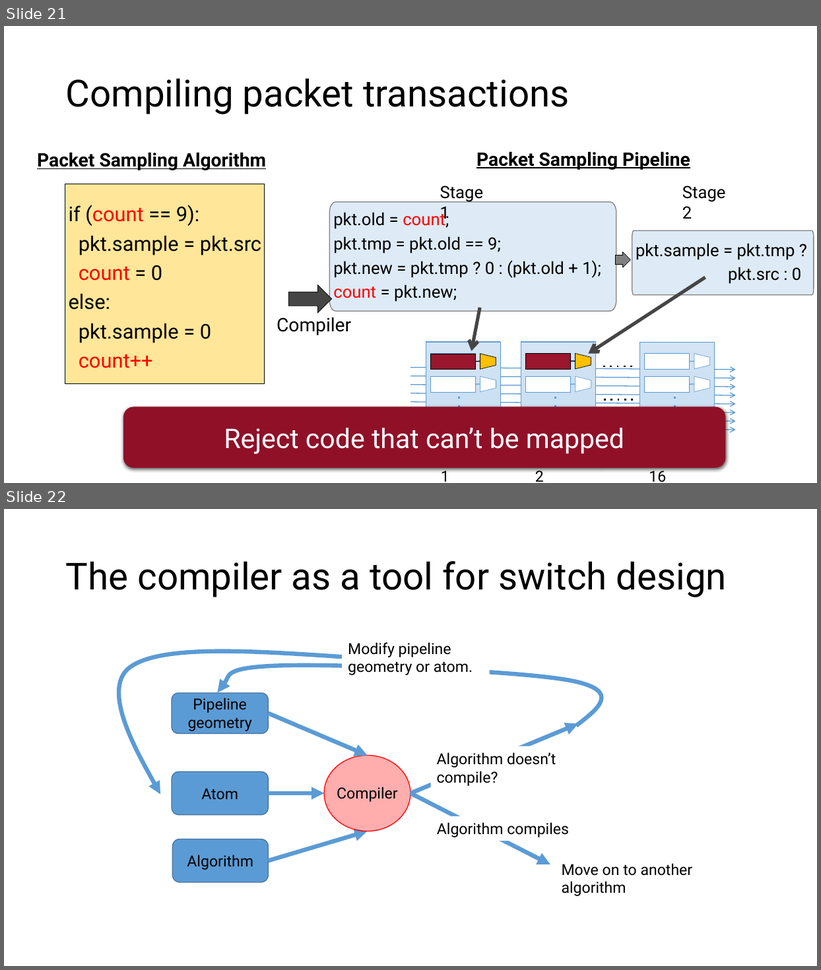
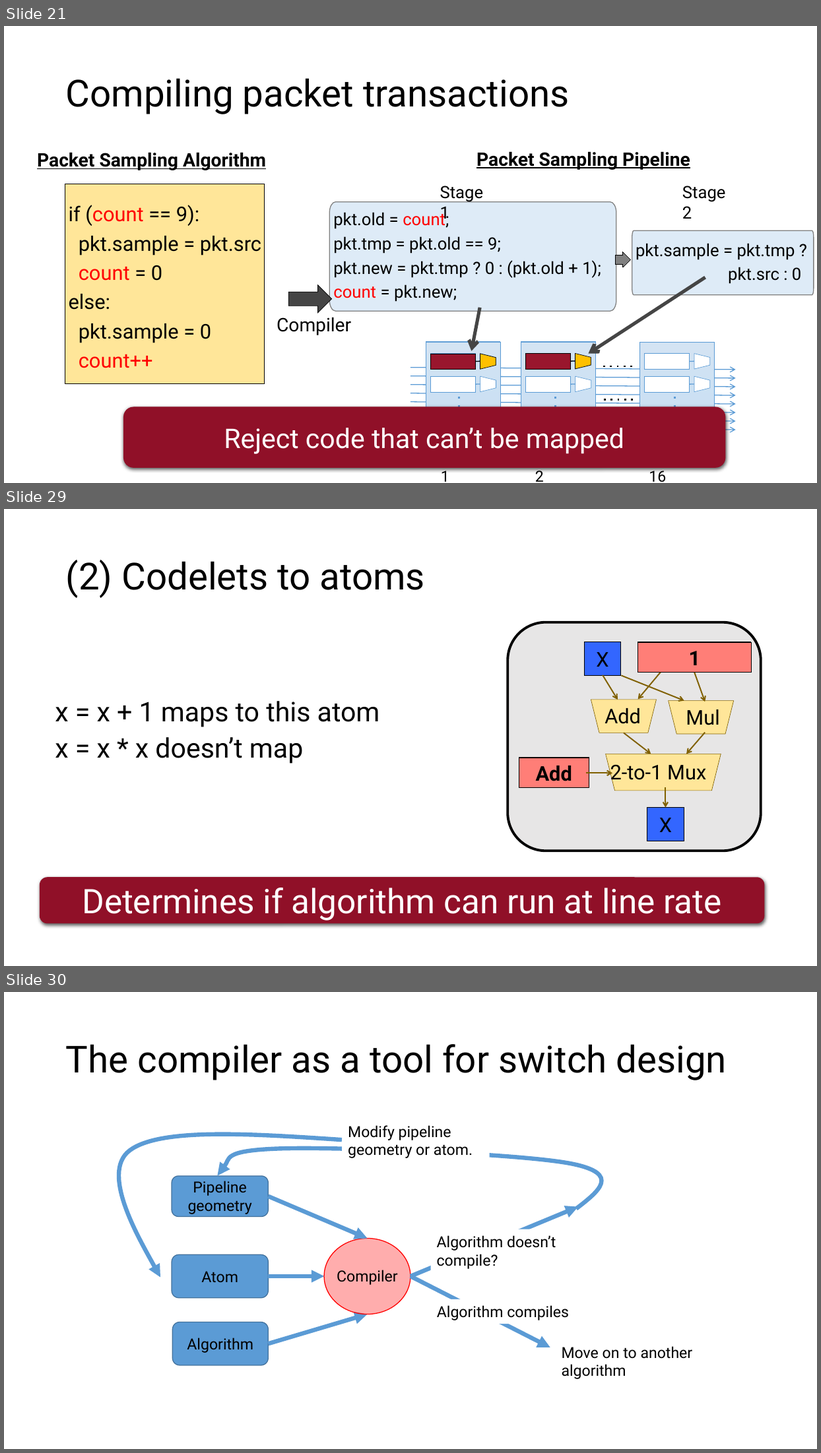
Before and after one commit to anirudhSK/pifo-domino-marple-ppts, a slide deck: combined_domino_pifo.pptx. Shown one above the other, each under a label of ours: slides 21 and 22 before the commit, slides 21, 29 and 30 after it; the slides between them are not shown. The pictures are 821x970 and 821x1453 pixels, drawn with LibreOffice and Linux fonts; fonts in the diff are those of the drawing. Boxes give left, top, right and bottom in pixels: in the first picture for what was removed or moved away, otherwise in the second. Text is boxed around its words. In the diff, an @@ line names an element or a change of style, - is before the commit and + after.

```diff
--- a/combined_domino_pifo.pptx
+++ b/combined_domino_pifo.pptx
@@ slide 29 added at (x1=4, y1=509, x2=817, y2=966), background #FFFFFF @@
@@ title added at (x1=66, y1=560, x2=425, y2=598), 44 pt, text #000000 @@
+(2) Codelets to atoms
@@ rounded rectangle added at (x1=508, y1=623, x2=761, y2=851), fill #E7E6E6, outline #000000 3 pt @@
@@ rectangle added at (x1=585, y1=642, x2=621, y2=675), fill #3366FF, outline #000000 0.5 pt, 24 pt, text #000000 @@
+X
@@ rectangle added at (x1=638, y1=642, x2=751, y2=672), fill #FF7E77, outline #000000 0.5 pt, 24 pt, text #000000 @@
+constant
@@ rectangle added at (x1=638, y1=642, x2=752, y2=673), fill #FF7E77, outline #000000 0.5 pt, 24 pt, text #000000, bold @@
+1
@@ arrow added from (603, 675) to (618, 700), #806000 1.5 pt @@
@@ arrow added from (621, 675) to (684, 700), #806000 1.5 pt @@
@@ arrow added from (661, 672) to (638, 699), #806000 1.5 pt @@
@@ arrow added from (694, 672) to (706, 702), #806000 1.5 pt @@
@@ text added at (x1=55, y1=701, x2=380, y2=727), 32 pt, text #000000 @@
+x = x + 1 maps to this atom
@@ trapezoid added at (x1=591, y1=700, x2=657, y2=733), fill #FFE699, outline #806000 0.5 pt @@
@@ trapezoid added at (x1=668, y1=700, x2=733, y2=734), fill #FFE699, outline #806000 0.5 pt @@
@@ text added at (x1=605, y1=708, x2=641, y2=724), 24 pt, text #000000 @@
+Add
@@ text added at (x1=686, y1=710, x2=719, y2=725), 24 pt, text #000000 @@
+Mul
@@ text added at (x1=55, y1=737, x2=303, y2=764), 32 pt, text #000000 @@
+x = x * x doesn’t map
@@ arrow added from (624, 733) to (651, 755), #806000 1.5 pt @@
@@ arrow added from (706, 733) to (686, 755), #806000 1.5 pt @@
@@ rectangle added at (x1=519, y1=757, x2=589, y2=787), fill #FF7E77, outline #000000 0.5 pt, 20 pt, text #000000 @@
+choice
@@ rectangle added at (x1=519, y1=758, x2=589, y2=788), fill #FF7E77, outline #000000 0.5 pt, 24 pt, text #000000, bold @@
+Add
@@ trapezoid added at (x1=606, y1=755, x2=721, y2=791), fill #FFE699, outline #806000 0.5 pt @@
@@ text added at (x1=611, y1=764, x2=706, y2=785), 24 pt, text #000000 @@
+2-to-1 Mux
@@ arrow added from (586, 773) to (613, 773), #806000 1.5 pt @@
@@ arrow added from (666, 788) to (666, 808), #806000 1.5 pt @@
@@ rectangle added at (x1=648, y1=808, x2=684, y2=842), fill #3366FF, outline #000000 0.5 pt, 24 pt, text #000000 @@
+X
@@ rounded rectangle added at (x1=40, y1=877, x2=765, y2=923), fill #901028, 40 pt, text #FFFFFF @@
+Determines if algorithm can run at line rate
@@ what was slide 22 is now slide 30 @@
```
Also in this commit, not shown: 7 other slides added.
